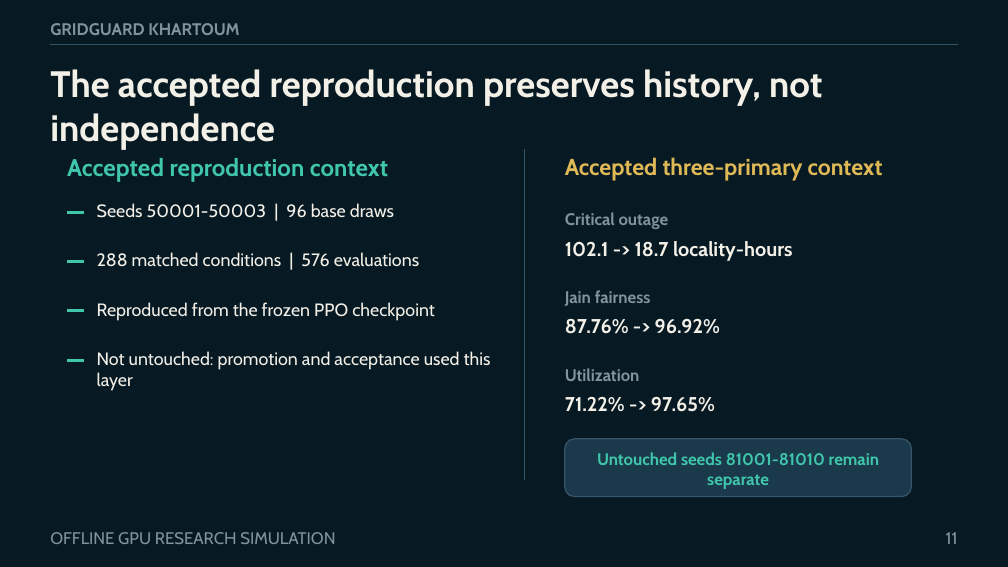
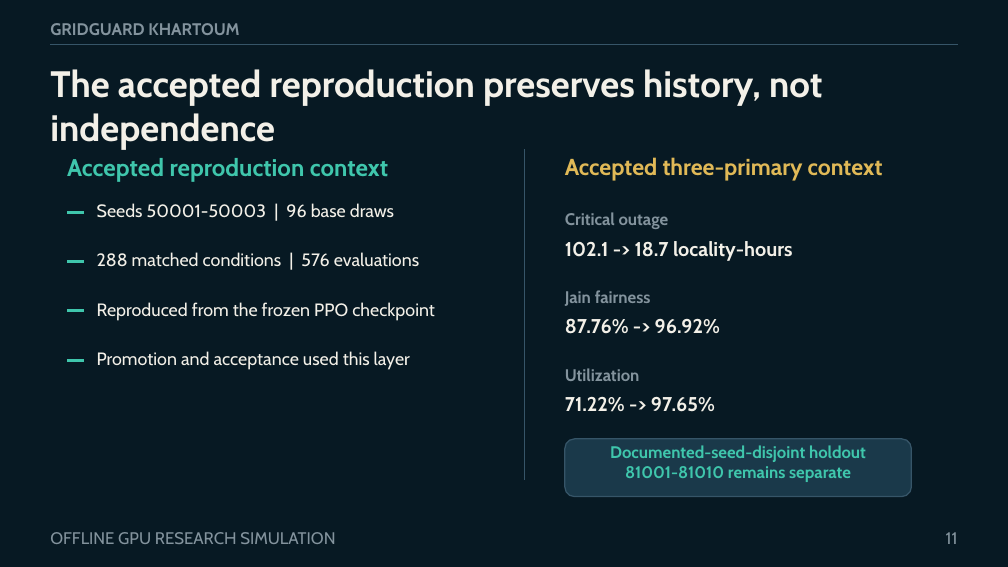
Before and after one commit to boomout2012-afk/gridguard-khartoum, a slide deck: slide 11 of output/presentation/gridguard-khartoum-defense.pptx. Drawn at 1008x567 pixels with LibreOffice and Linux fonts; fonts in the diff are those of the drawing. Boxes give left, top, right and bottom in pixels: in the first picture for what was removed or moved away, otherwise in the second. Text is boxed around its words. In the diff, an @@ line names an element or a change of style, - is before the commit and + after.

```diff
--- a/output/presentation/gridguard-khartoum-defense.pptx
+++ b/output/presentation/gridguard-khartoum-defense.pptx
@@ text at [97,351,410,370]: text changed @@
-Not untouched: promotion and acceptance used this layer
+Promotion and acceptance used this layer
@@ text at [610,445,866,482]: text changed @@
-Untouched seeds 81001-81010 remain separate
+Documented-seed-disjoint holdout
+81001-81010 remains separate
```
Also in this commit, not shown: 7 other slides changed, 43 other files.
